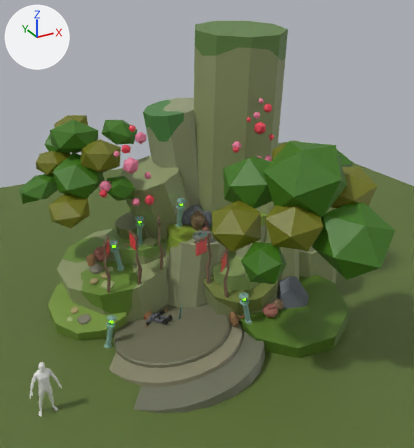
Two versions of the glTF model public/models/updatedvisproject.glb, one commit apart.
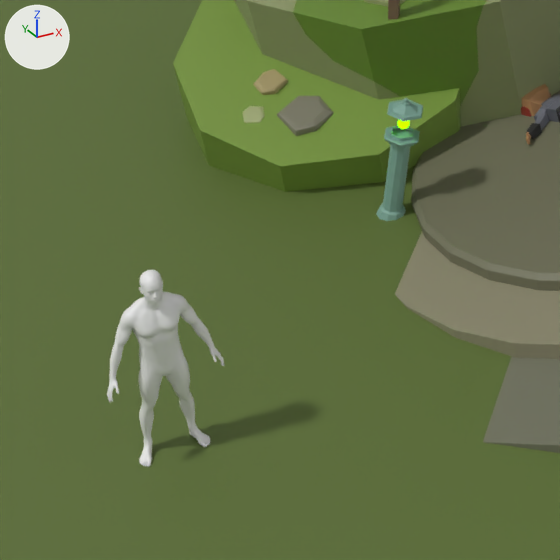
Old and new are each drawn whole from a camera (50 mm lens) standing at (-6.94, -13.35, 11.35) and looking at (1.25, 1.54, 3.91) and again close up on the part from 0% to 37% of the width and 64% to 99% of the height. The lights are fixed; the arrows at upper left show +X, +Y and +Z. The older version's two pictures come first. Where no turn or scale is listed for an object, it has been applied to the vertices.

The older version as bpy lines, for what is in view:
```python
me_cylinder_010 = bpy.data.meshes.new('Cylinder.010')
me_cylinder_010.from_pydata(...)  # 250 vertices, 496 faces; spans x -1.99..1.99, y -1.99..1.99, z -0.44..0.36
me_cylinder_010.materials.append(mat_material)  # dark yellow #71715a
me_cylinder_020 = bpy.data.meshes.new('Cylinder.020')
me_cylinder_020.from_pydata(...)  # 70 vertices, 128 faces; spans x -0.198..0.199, y -0.16..0.156, z -0.42..0.45
me_cylinder_020.materials.append(mat_material_021)  # greyish green #7ca596
me_female_v006lowresuv = bpy.data.meshes.new('female_v006lowresUV')
me_female_v006lowresuv.from_pydata(...)  # 10582 vertices, 21160 faces; spans x -0.44..0.44, y -0.13..0.17, z -0.92..0.77
ob_cylinder_010 = bpy.data.objects.new('Cylinder.010', me_cylinder_010)
ob_cylinder_010.location = (-0.08, 1.57, 0.24)
ob_cylinder_020 = bpy.data.objects.new('Cylinder.020', me_cylinder_020)
ob_cylinder_020.location = (-2.12, 2.09, 0.37)
ob_geo_body_male_realistic = bpy.data.objects.new('GEO-body_male_realistic', me_female_v006lowresuv)
ob_geo_body_male_realistic.location = (-4.73, -0.05, 0.92)
# also in view: 'Plane' at (2.97, 3.94, 0.0); 'Cylinder.012' at (-0.37, 0.94, -0.23); 'Cylinder.029' at (-2.76, 3.7, 0.68); 'Cylinder.021' at (-2.02, 2.05, 0.97); 'Cylinder.008' at (-2.03, 4.1, 0.04)
```
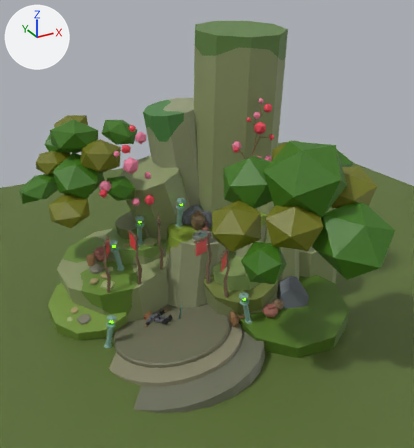
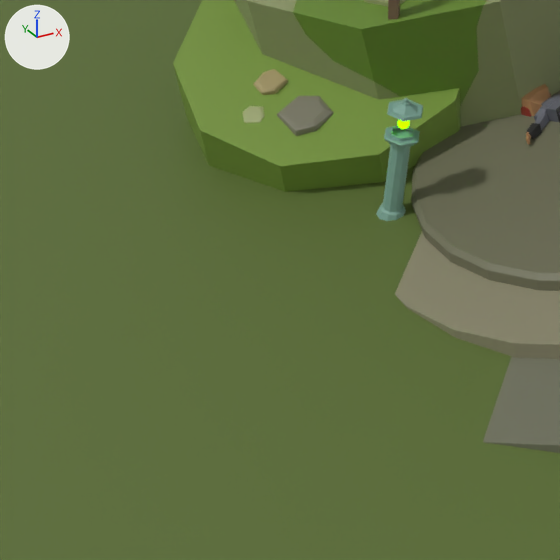
Where the newer file only moved an object's origin or applied its transform, the numbers keep the older frame.

Changed parts and their boxes [x1, y1, x2, y2] in the close-ups (560 x 560 px):
'GEO-body_male_realistic', deleted
    before: [107, 270, 224, 467]

What changed in the scene script:
```text
Remove ob_geo_body_male_realistic:
    ob_geo_body_male_realistic = bpy.data.objects.new('GEO-body_male_realistic', me_female_v006lowresuv)
    ob_geo_body_male_realistic.location = (-4.73, -0.05, 0.92)
```
